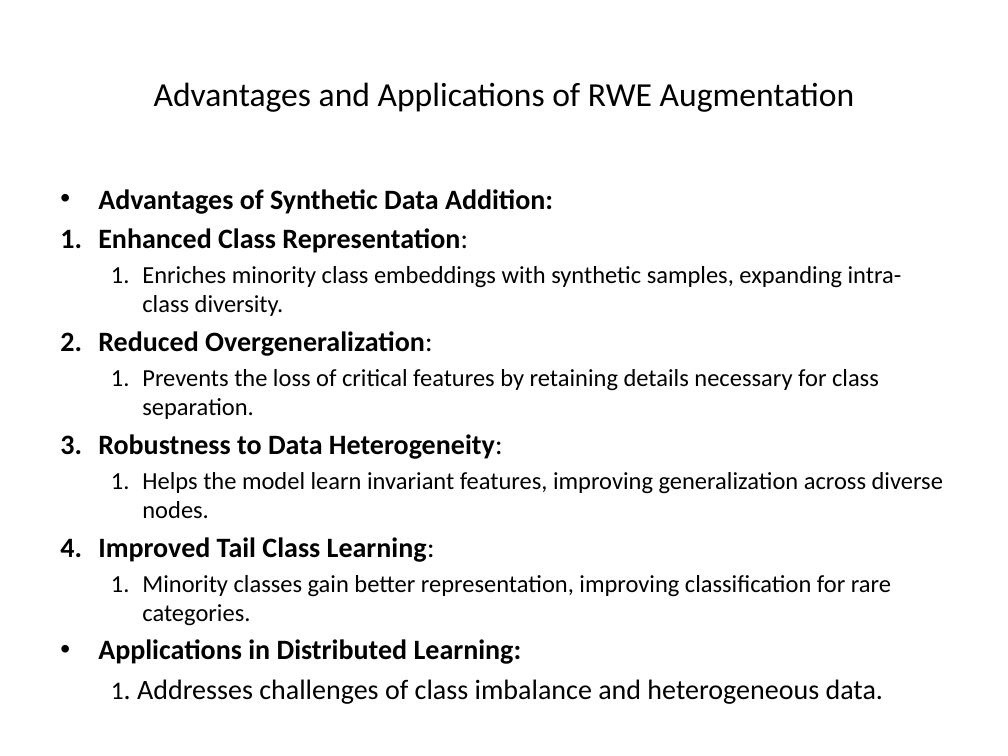
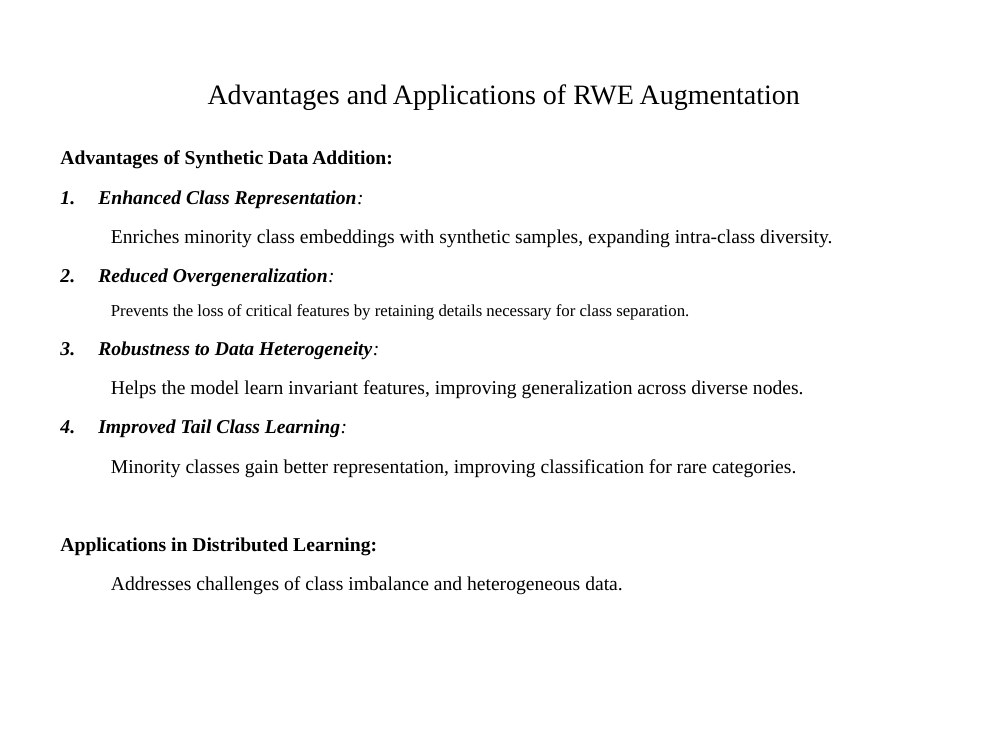
Before and after one commit to nikil1506/Thesis-Work, a slide deck: slide 33 of Presentation.pptx (slide 27 before the commit). Drawn at 1008x756 pixels with LibreOffice and Linux fonts; fonts in the diff are those of the drawing. Boxes give left, top, right and bottom in pixels: in the first picture for what was removed or moved away, otherwise in the second. Text is boxed around its words. In the diff, an @@ line names an element or a change of style, - is before the commit and + after.

```diff
--- a/Presentation.pptx
+++ b/Presentation.pptx
@@ title "Advantages and Applications of RWE ..." at box(208, 84, 800, 110): size 24 to 20 pt, font Calibri to Times New Roman @@
@@ text "Advantages of Synthetic Data Addition:": place and size @@
-text "Advantages of Synthetic Data Addition:" at box(98, 189, 943, 704)
+text "Advantages of Synthetic Data Addition:" at box(60, 150, 832, 595)
@@ text at box(60, 150, 832, 556): size 20 to 14 pt in "Advantages of Synthetic Data Addition:", "Enhanced Class Representation:", "Reduced Overgeneralization:", "Robustness to Data Heterogeneity:" and 2 more places; font Calibri to Times New Roman in "Advantages of Synthetic Data Addition:", "Enhanced Class Representation:", "Enriches minority class embeddings with synthetic samples, ...", "Reduced Overgeneralization:" and 6 more places; italic on in "Enhanced Class Representation:", "Reduced Overgeneralization:", "Robustness to Data Heterogeneity:", "Improved Tail Class Learning:"; size 17.5 to 14 pt in "Enriches minority class embeddings with synthetic samples, ...", "Helps the model learn invariant features, improving ...", "Minority classes gain better representation, improving class ..."; size 17.5 to 12 pt in "Prevents the loss of critical features by ..."; alignment left to justified; bullet • to none; line spacing 1 to 1.5; less space between paragraphs; bullet 1. to none; list level 2 to 1 in "Enriches minority class embeddings with ..."; list level 2 to 1 in "Minority classes gain better representation, ..." @@
@@ text at box(111, 576, 623, 595): text changed; size 20 to 14 pt; font Calibri to Times New Roman @@
-1. Addresses challenges of class imbalance and heterogeneous data.
+Addresses challenges of class imbalance and heterogeneous data.
```
Also in this commit, not shown: 29 other slides changed, 6 slides added, 1 slide removed.
